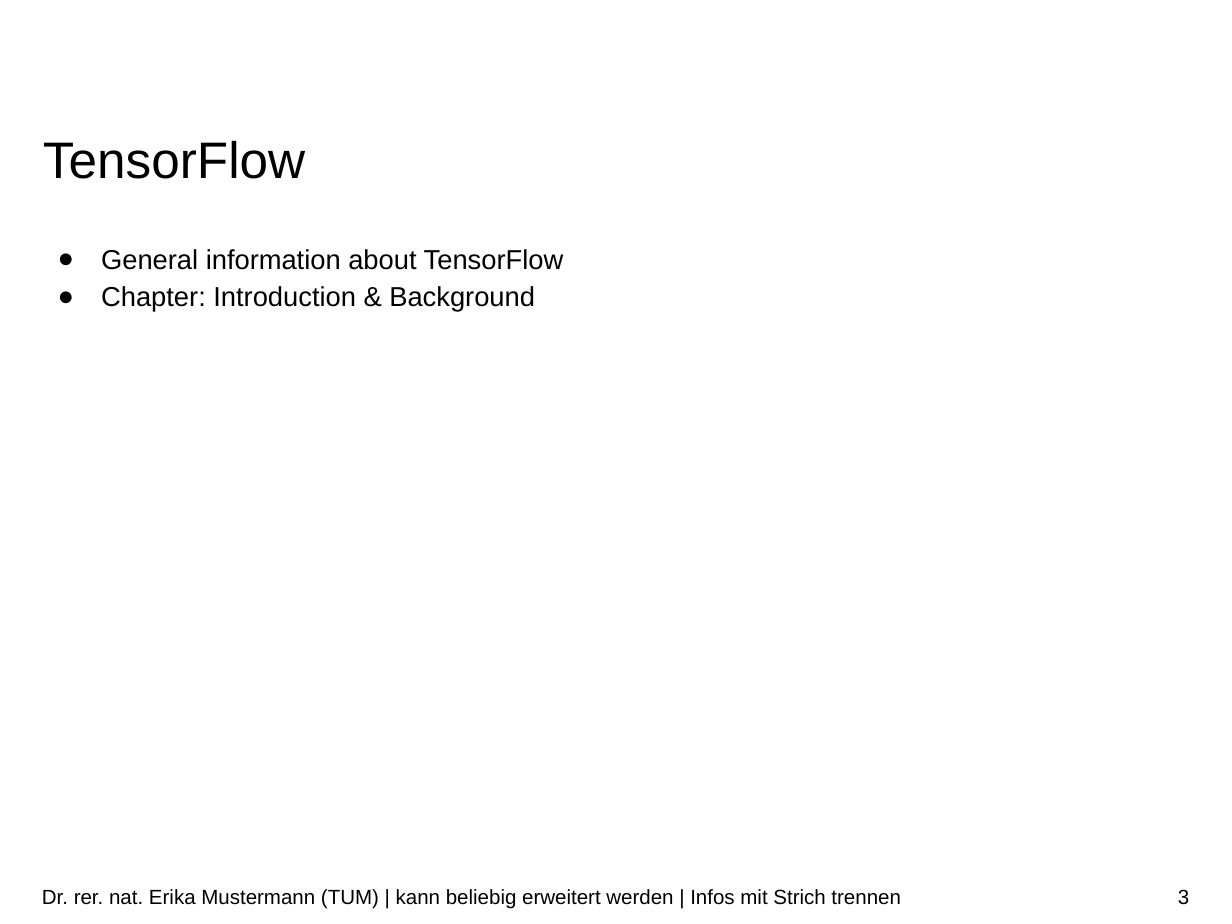
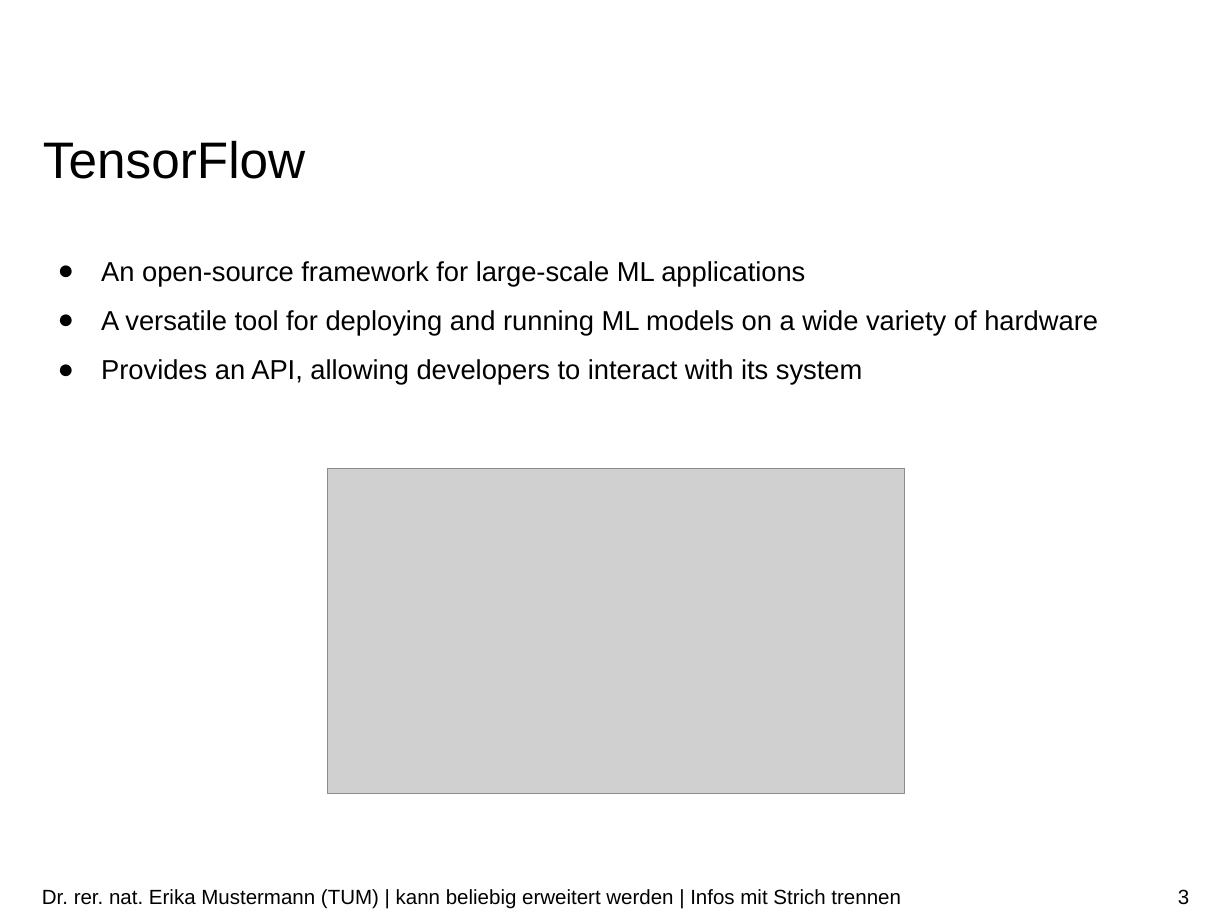
Before and after one commit to ekm01/EPHPC, a slide deck: slide 3 of Presentation/EPHPC_Presentation.odp. Drawn at 1232x924 pixels with LibreOffice and Linux fonts; fonts in the diff are those of the drawing; grey boxes stand for pictures; background and template pictures are left out. Boxes give left, top, right and bottom in pixels: in the first picture for what was removed or moved away, otherwise in the second. Text is boxed around its words. In the diff, an @@ line names an element or a change of style, - is before the commit and + after.

```diff
--- a/Presentation/EPHPC_Presentation.odp
+++ b/Presentation/EPHPC_Presentation.odp
@@ text at (101,261,1098,385): text changed @@
-● General information about TensorFlow
-● Chapter: Introduction & Background
+● An open-source framework for large-scale ML applications
+● A versatile tool for deploying and running ML models on a wide variety of hardware
+● Provides an API, allowing developers to interact with its system
@@ picture added at (328,468,906,793) @@
```
Also in this commit, not shown: 4 other slides changed, 3 other files.
